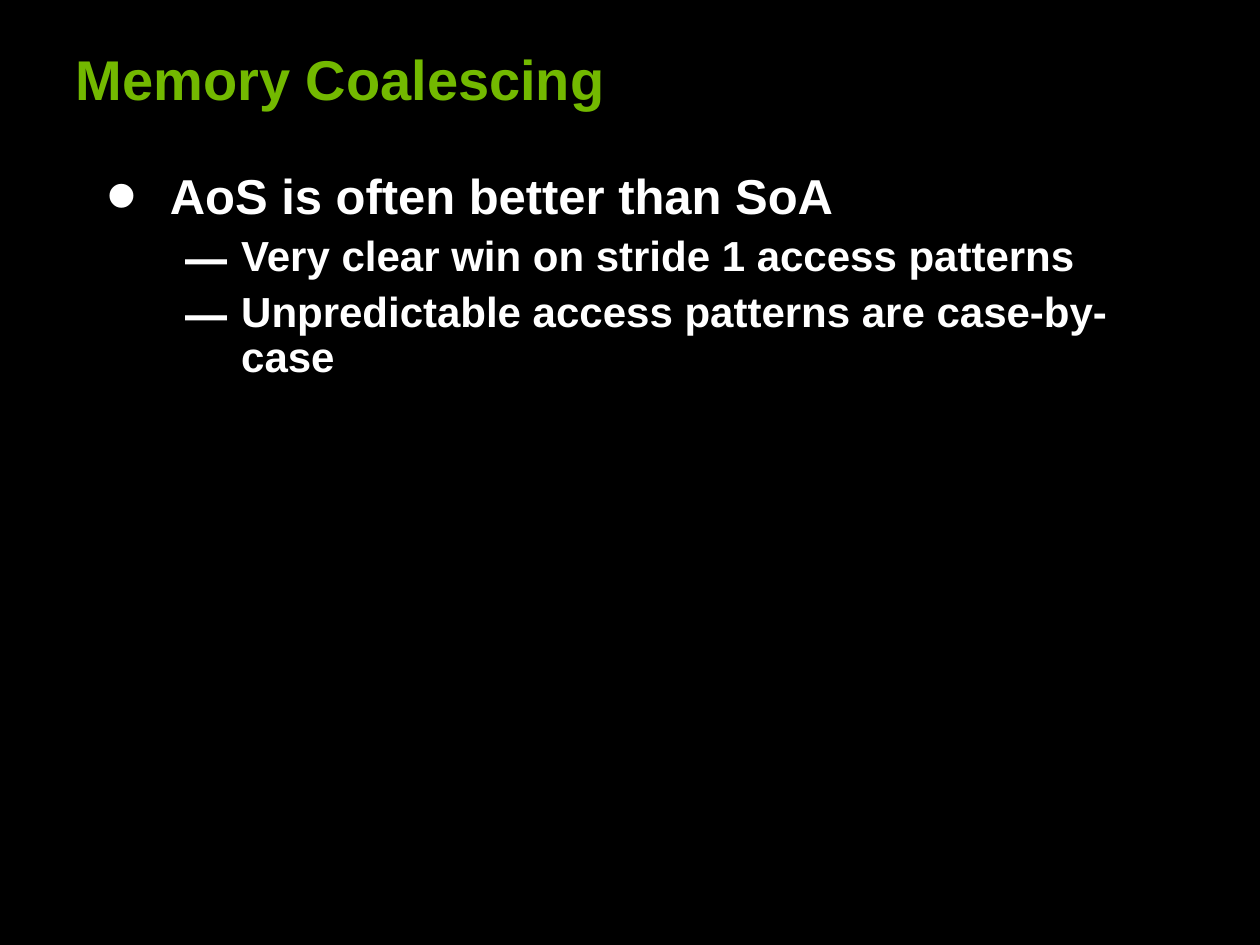
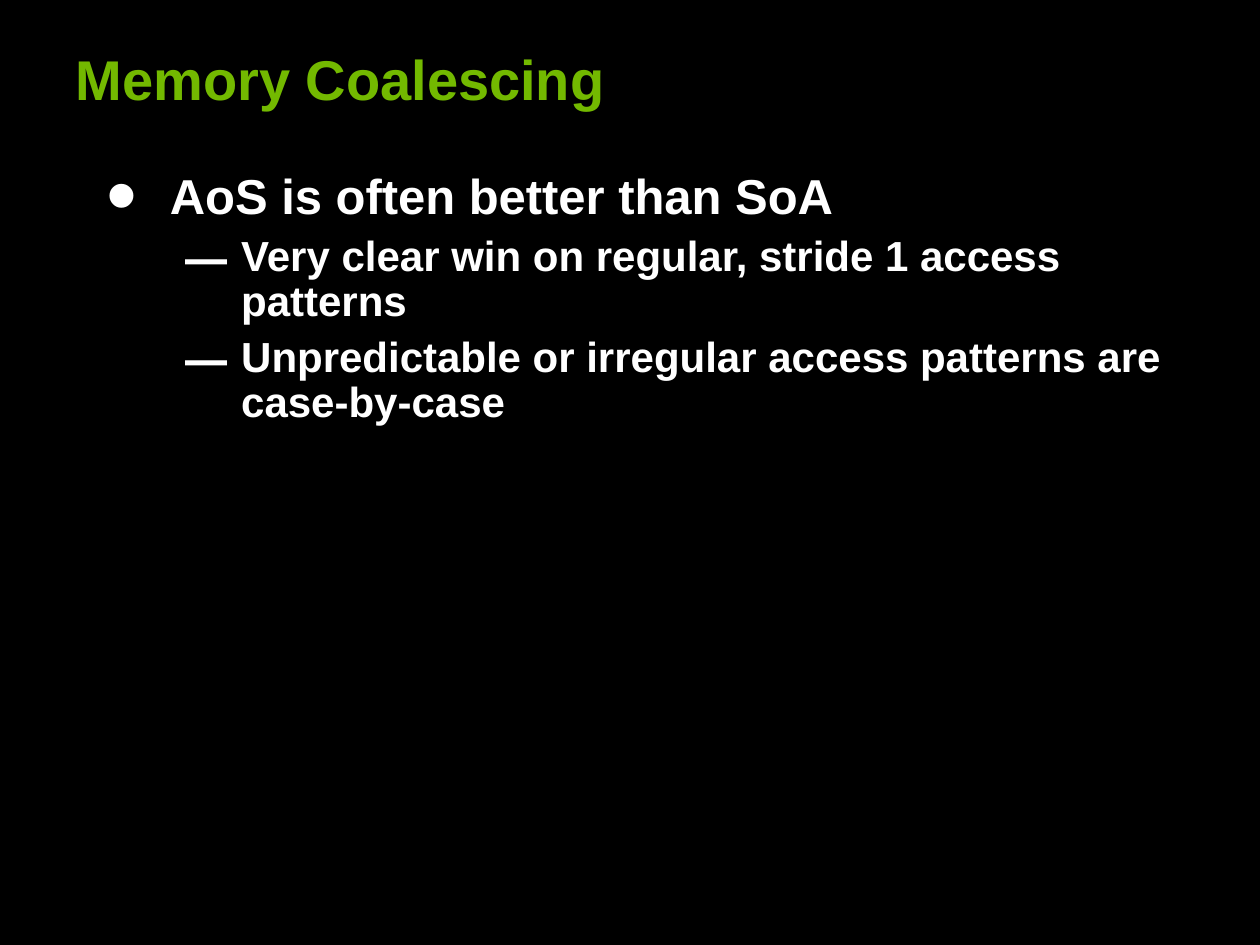
Before and after one commit to leofang/stanford-cs193g-sp2010, a slide deck: slide 15 of trunk/lectures/lecture_5/performance_considerations.ppt. Drawn at 1260x945 pixels with LibreOffice and Linux fonts; fonts in the diff are those of the drawing. Boxes give left, top, right and bottom in pixels: in the first picture for what was removed or moved away, otherwise in the second. Text is boxed around its words. In the diff, an @@ line names an element or a change of style, - is before the commit and + after.

```diff
--- a/trunk/lectures/lecture_5/performance_considerations.ppt
+++ b/trunk/lectures/lecture_5/performance_considerations.ppt
@@ text at bbox=[241, 240, 1160, 426]: text changed @@
-  – Very clear win on stride 1 access patterns
-  – Unpredictable access patterns are case-by-case
+  – Very clear win on regular, stride 1 access patterns
+  – Unpredictable or irregular access patterns are case-by-case
```
Also in this commit, not shown: 22 other slides changed, 1 other file.
